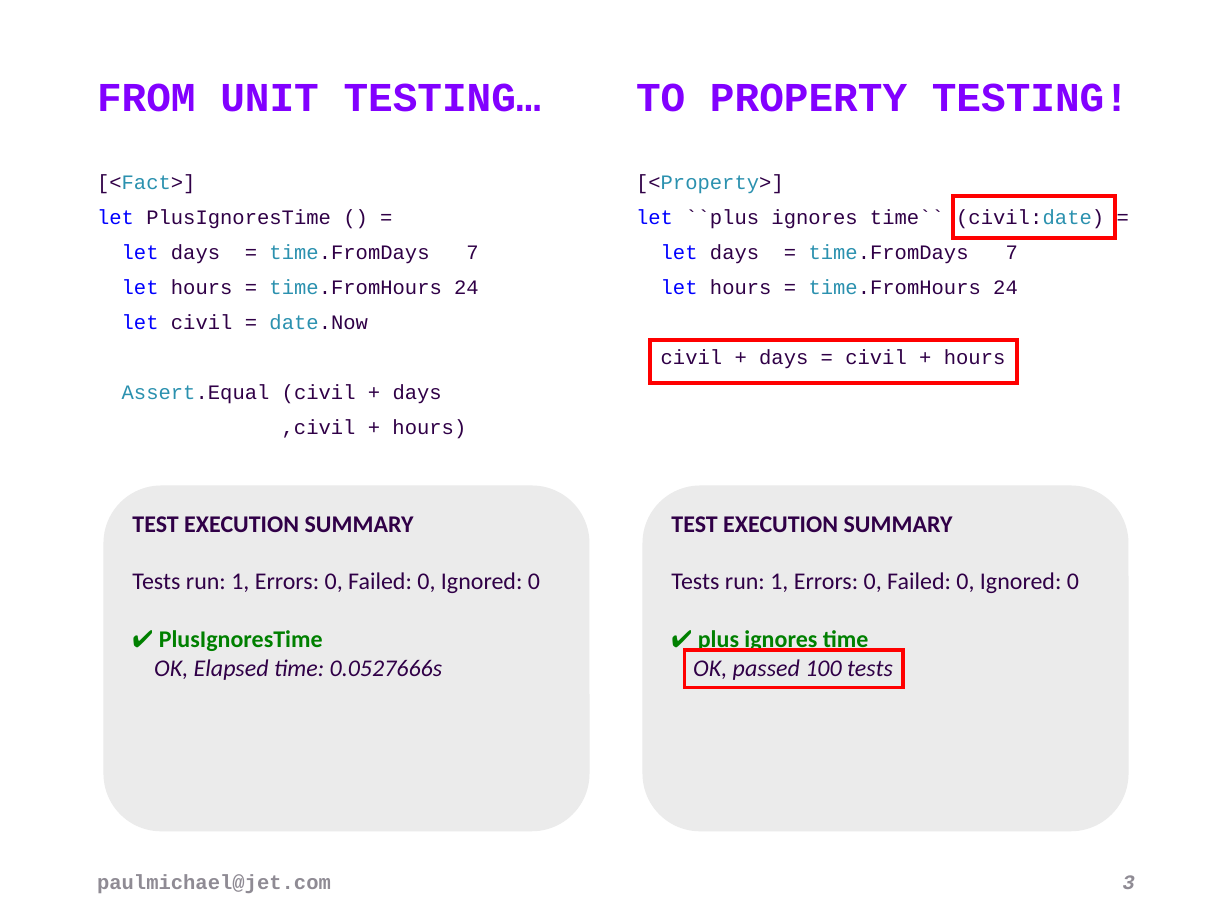
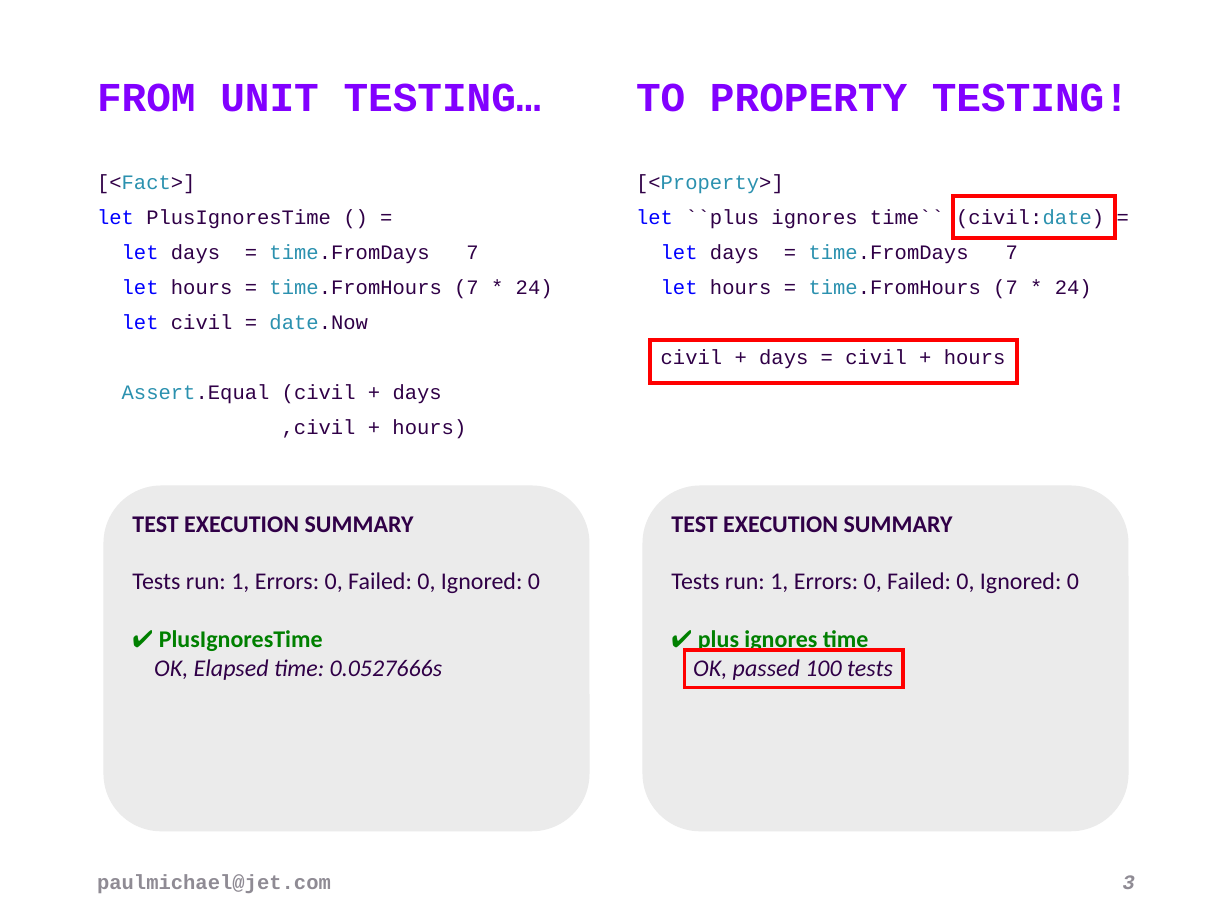
Before and after one commit to pblasucci/quickpbt, a slide deck: slide 3 of quickpbt.pptx. Drawn at 1232x924 pixels with LibreOffice and Linux fonts; fonts in the diff are those of the drawing; background and template pictures are left out. Boxes give left, top, right and bottom in pixels: in the first picture for what was removed or moved away, otherwise in the second. Text is boxed around its words. In the diff, an @@ line names an element or a change of style, - is before the commit and + after.

Commit message:
fixed bug in powerpoint demo

```diff
--- a/quickpbt.pptx
+++ b/quickpbt.pptx
@@ text at (x1=122, y1=279, x2=553, y2=299): text changed @@
-let hours = time.FromHours 24
+let hours = time.FromHours (7 * 24)
@@ text at (x1=661, y1=279, x2=1092, y2=299): text changed @@
-let hours = time.FromHours 24
+let hours = time.FromHours (7 * 24)
```
